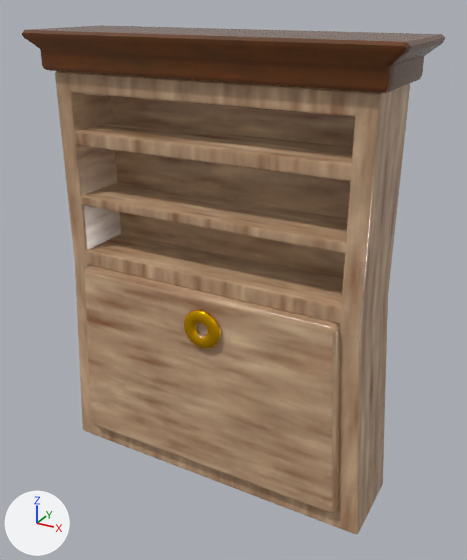
The FBX model Assets/Assets/PabloProps/library big.fbx as it was, and as the next commit left it.
Rendered twice from a 50 mm camera at (-0.0193, -0.1069, 0.0248) aimed at (-0.0341, -0.0801, 0.0114). Lighting does not change. The marker at lower left points along +X, +Y and +Z. The older version comes first. Where no turn or scale is listed for an object, it has been applied to the vertices.

In view in the first picture: 'library'.
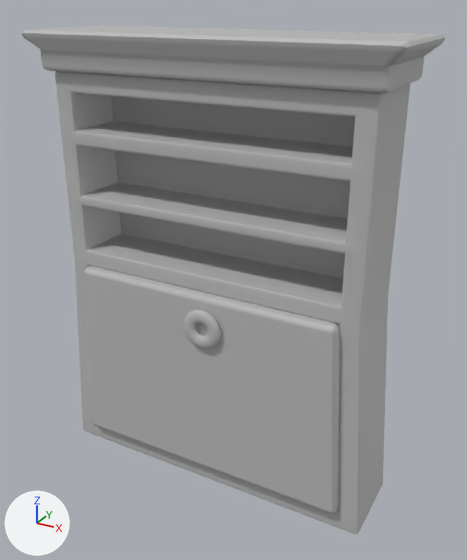
The newer file is also turned or shifted as a whole; pictures and numbers use the older file's frame.

Location of each change, (x1, y1, x2, y2) in pixels of the pictures (467 x 560 px):
'library', recoloured (lighter): (22, 25, 445, 534) in both

The change, as a diff of the scene's bpy script:
```diff
--- a/Assets/Assets/PabloProps/library big.fbx.py
+++ b/Assets/Assets/PabloProps/library big.fbx.py
@@ mat_maya_lambert24 @@
+mat_maya_lambert24 = principled_material('Maya_Lambert24')
+mat_maya_lambert24.base_color = (0.5, 0.5, 0.5)  # grey #bcbcbc
@@ me_mesh @@
 me_mesh.from_pydata(...)  # 840 vertices, 1678 faces; spans x -0.0003..0.0181, y -0.0009..0.0051, z -0.0002..0.0231
-me_mesh.materials.append(mat_aistandardsurface1)
+me_mesh.materials.append(mat_maya_lambert24)  # grey #bcbcbc
```
